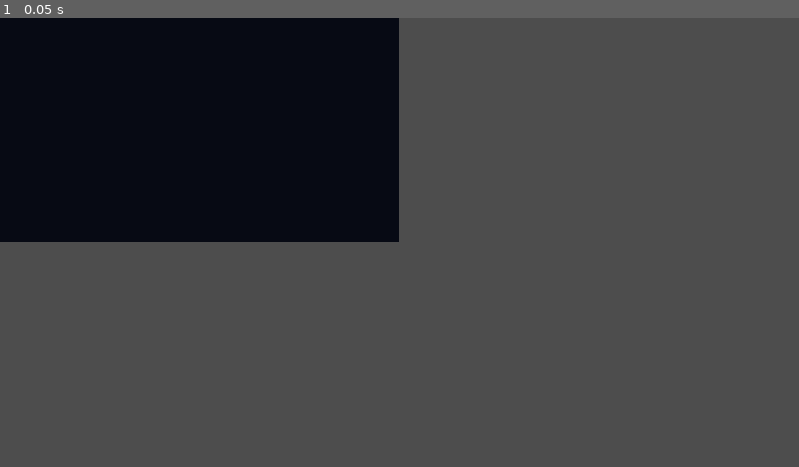
Above: before the commit, frame 1.
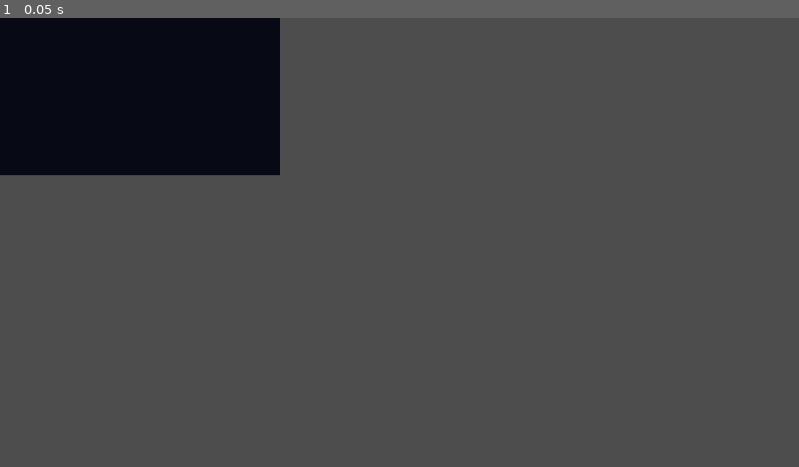
Above: after the commit, the same moment.

Repository: guillaume-leo/Swrm
Game: Godot game, scene res://Main.tscn
The game is run twice, just before and just after one commit, with the same random seed, the same clock (stepped at 60 frames per second) and the same inputs.
Inputs:
- Up to frame 1 (0.05 s): no input

The runs differ from the first frame. In frame 1, 13% of the frame differs, in the area x 0-50%, y 0-50%.
Error in both runs: Cannot call method 'texture_create' on a null value. (res://compute_shader_plus/uniforms/image_uniform.gd:18)

Commit message:
Refactor renderer: update trail map scale handling and improve particle count management

Diff:
--- a/Main.tscn
+++ b/Main.tscn
@@ -6,5 +6,6 @@
 
 [node name="Renderer" type="Node2D" parent="." unique_id=346868242]
 script = ExtResource("1_abc123")
+particle_count = 4
 display_mode = 1
-trail_map_scale = 0.5
+trail_map_scale = 0.35
--- a/renderer/Renderer.gd
+++ b/renderer/Renderer.gd
@@ -10,7 +10,15 @@
 
 @export var particle_count: int = DEFAULT_PARTICLE_COUNT
 @export var display_mode: DisplayMode = DisplayMode.PARTICLES
-@export_range(0.05, 1.0, 0.05) var trail_map_scale := DEFAULT_TRAIL_MAP_SCALE
+@export_range(0.05, 1.0, 0.05) var trail_map_scale: float = DEFAULT_TRAIL_MAP_SCALE:
+	set(value):
+		var clamped_value: float = clamp(value, 0.05, 1.0)
+		if abs(trail_map_scale - clamped_value) < 0.0001:
+			return
+		trail_map_scale = clamped_value
+		_mark_trail_map_dirty()
+
+var _needs_trail_map_rebuild := false
 
 var texture_size := Vector2i.ZERO
 var trail_map_size := Vector2i.ZERO
@@ -37,6 +45,9 @@
 func _on_viewport_size_changed() -> void:
 	_resize_to_viewport()
 	_setup_compute()
+
+func _mark_trail_map_dirty() -> void:
+	_needs_trail_map_rebuild = true
 
 func _resize_to_viewport() -> void:
 	texture_size = Vector2i(get_viewport_rect().size)
@@ -120,13 +131,13 @@
 	var params := PackedFloat32Array([
 		float(texture_size.x),
 		float(texture_size.y),
-		0.0,
+		float(particle_count),
 		0.0,
 	])
 	update_compute.run(Vector3i(particle_count, 1, 1), params.to_byte_array())
 	ComputeHelper.sync()
 
-	compute.run(Vector3i(texture_size.x, texture_size.y, 1))
+	compute.run(Vector3i(texture_size.x, texture_size.y, 1), params.to_byte_array())
 	ComputeHelper.sync()
 
 	var updated_image := output_uniform.get_image()
@@ -138,4 +149,8 @@
 	_apply_display_texture()
 
 func _process(_delta: float) -> void:
+	if _needs_trail_map_rebuild:
+		_resize_to_viewport()
+		_setup_compute()
+		_needs_trail_map_rebuild = false
 	_run_frame()
Not shown, changed: shaders/compute_particles.glsl
Not shown, changed: shaders/update_particles.glsl
